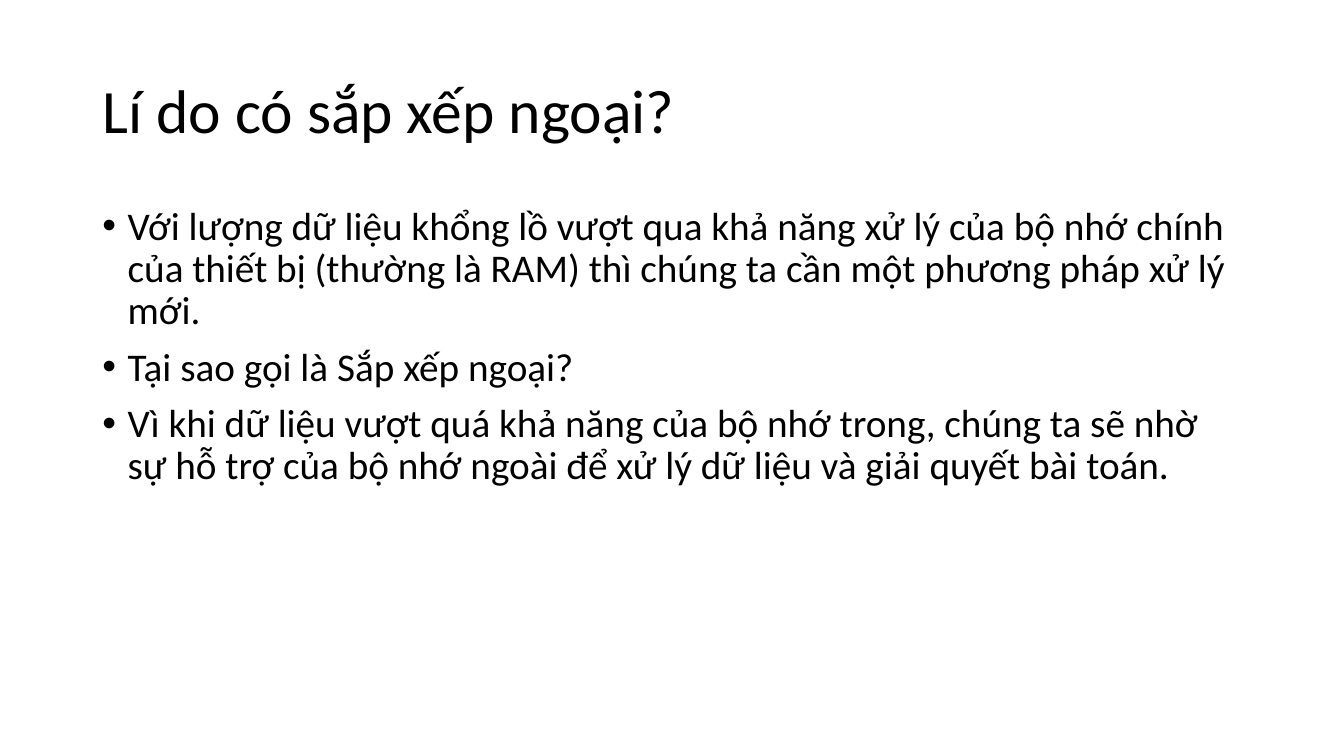
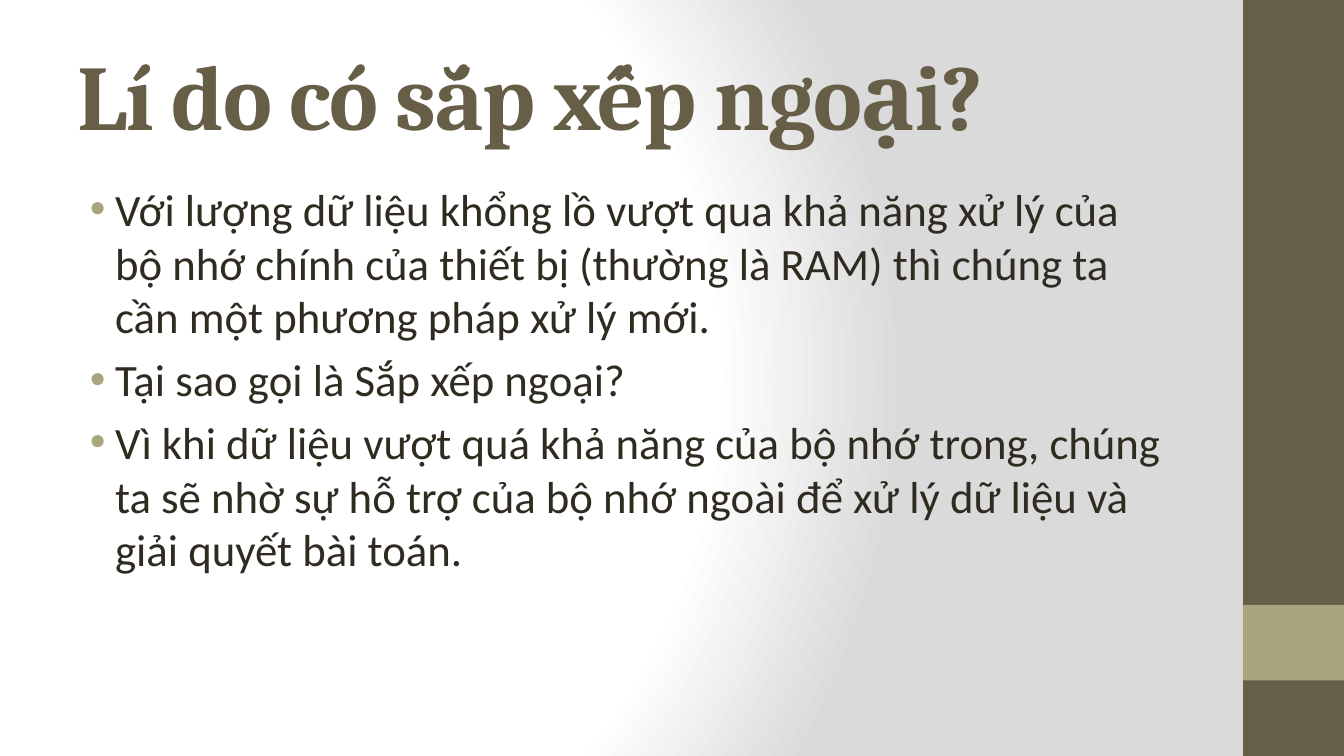
Before and after one commit to unicorn-vn/cs523-o11-team-12, a slide deck: slide 3 of slide/Sắp xếp ngoại (External Sort).pptx. Drawn at 1344x756 pixels with LibreOffice and Linux fonts; fonts in the diff are those of the drawing. Boxes give left, top, right and bottom in pixels: in the first picture for what was removed or moved away, otherwise in the second. Text is boxed around its words. In the diff, an @@ line names an element or a change of style, - is before the commit and + after.

```diff
--- a/slide/Sắp xếp ngoại (External Sort).pptx
+++ b/slide/Sắp xếp ngoại (External Sort).pptx
@@ background #FFFFFF to gradient #FFFFFF to #DADADA @@
@@ rectangle added at <box>1243,0,1344,756</box>, fill #675E47 @@
@@ title "Lí do có sắp xếp ...": place and size @@
-title "Lí do có sắp xếp ..." at <box>102,83,674,144</box>
+title "Lí do có sắp xếp ..." at <box>77,64,624,404</box>
@@ title "Lí do có sắp xếp ..." at <box>77,64,624,404</box>: size 44 to 66 pt, font Calibri to Cambria, text colour #000000 to #675E47, letter spacing 0 to -1 pt, bold on; line spacing 0.9 to 1 @@
@@ text "Với lượng dữ liệu khổng ...": place and size @@
-text "Với lượng dữ liệu khổng ..." at <box>128,209,1225,486</box>
+text "Với lượng dữ liệu khổng ..." at <box>115,191,1161,574</box>
@@ text "Với lượng dữ liệu khổng ..." at <box>115,191,1161,574</box>: size 28 to 32 pt, text colour #000000 to #2F2B20; indent changed; line spacing 0.9 to 1; less space between paragraphs @@
@@ rectangle added at <box>1243,605,1344,681</box>, fill #A9A57C @@
```
Also in this commit, not shown: 7 other slides changed, 4 slides added, 2 slides removed.
